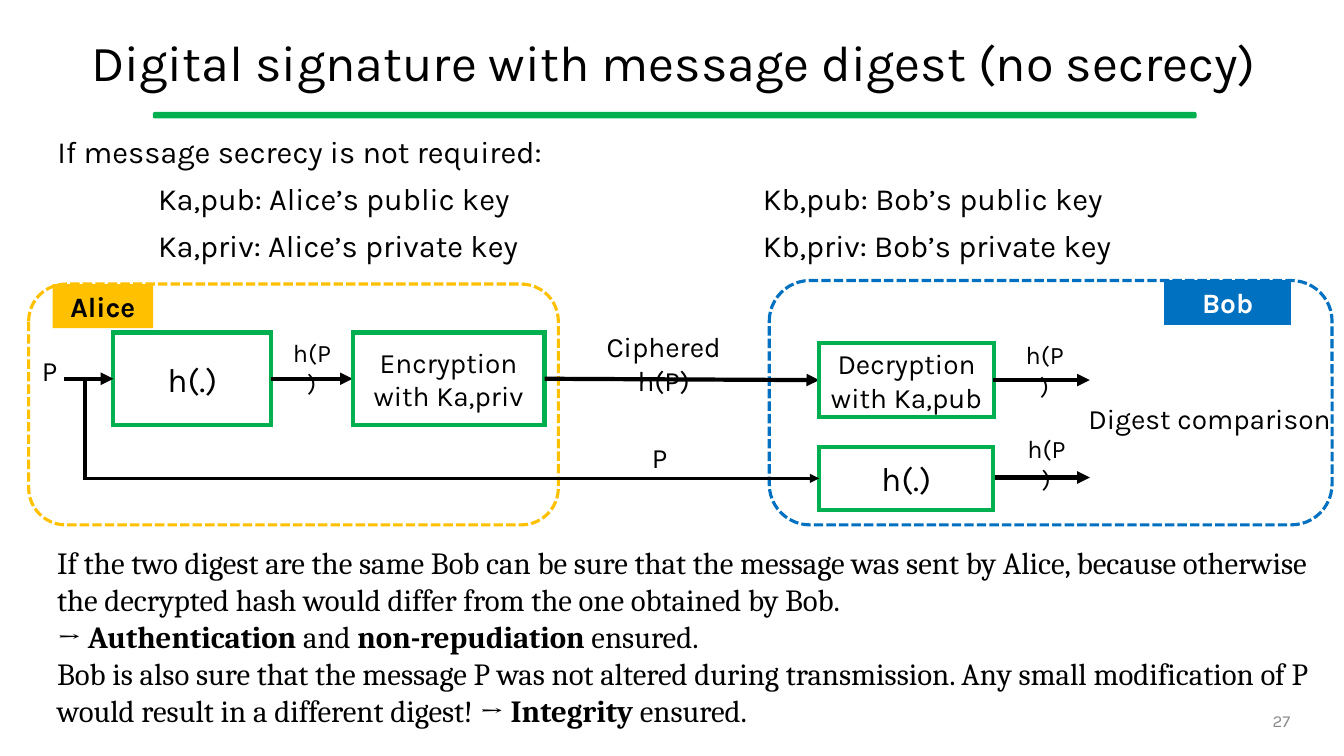
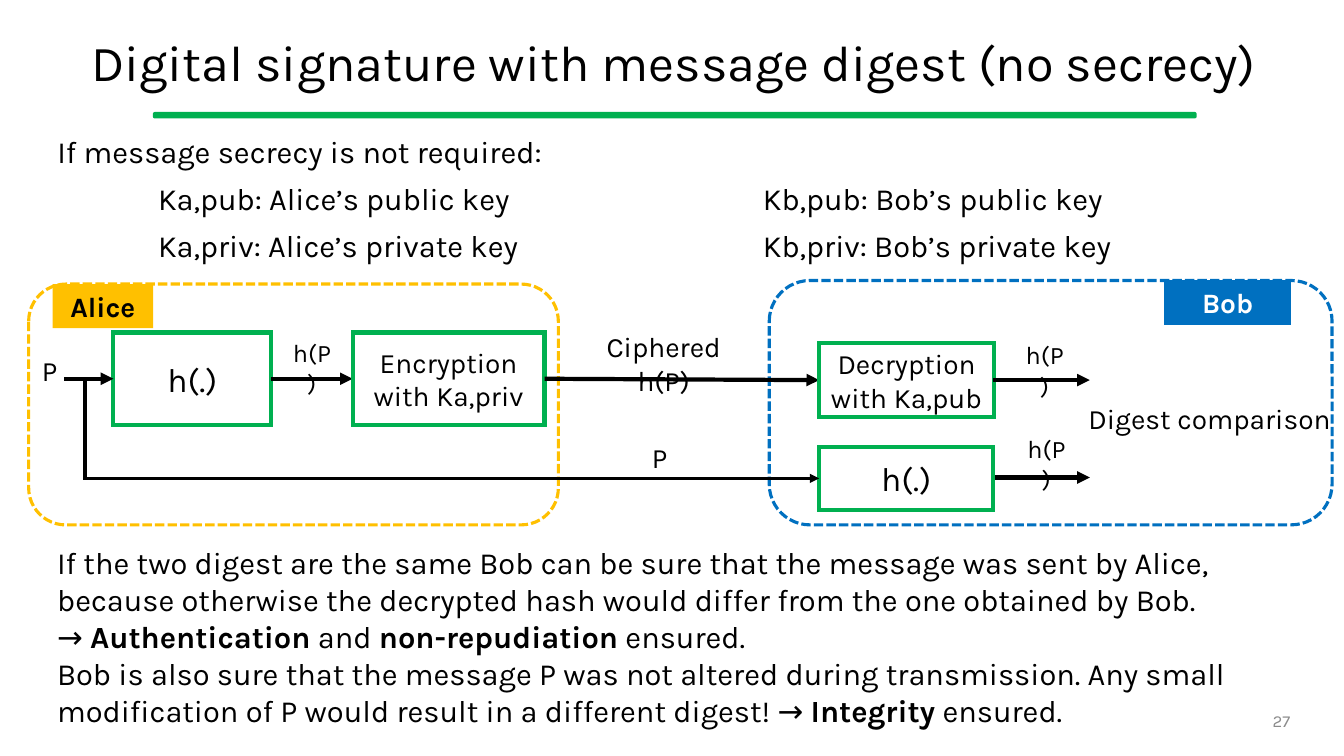
Before and after one commit to gcappon/bwthw, a slide deck: slide 27 of theory_08-elements_of_network_security/theory_08-elements_of_network_security.pptx. Drawn at 1344x756 pixels with LibreOffice and Linux fonts; fonts in the diff are those of the drawing. Boxes give left, top, right and bottom in pixels: in the first picture for what was removed or moved away, otherwise in the second. Text is boxed around its words. In the diff, an @@ line names an element or a change of style, - is before the commit and + after.

```diff
--- a/theory_08-elements_of_network_security/theory_08-elements_of_network_security.pptx
+++ b/theory_08-elements_of_network_security/theory_08-elements_of_network_security.pptx
@@ text "If the two digest are ..." at (57,552,1224,730): font Cambria to Karla @@
```
Also in this commit, not shown: 1 other slide changed, 1 other file.
